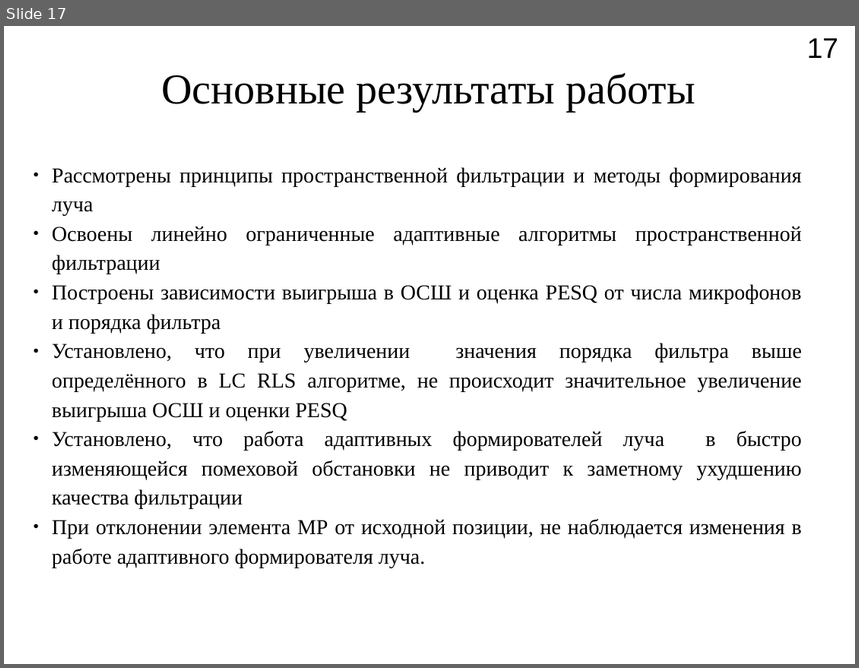
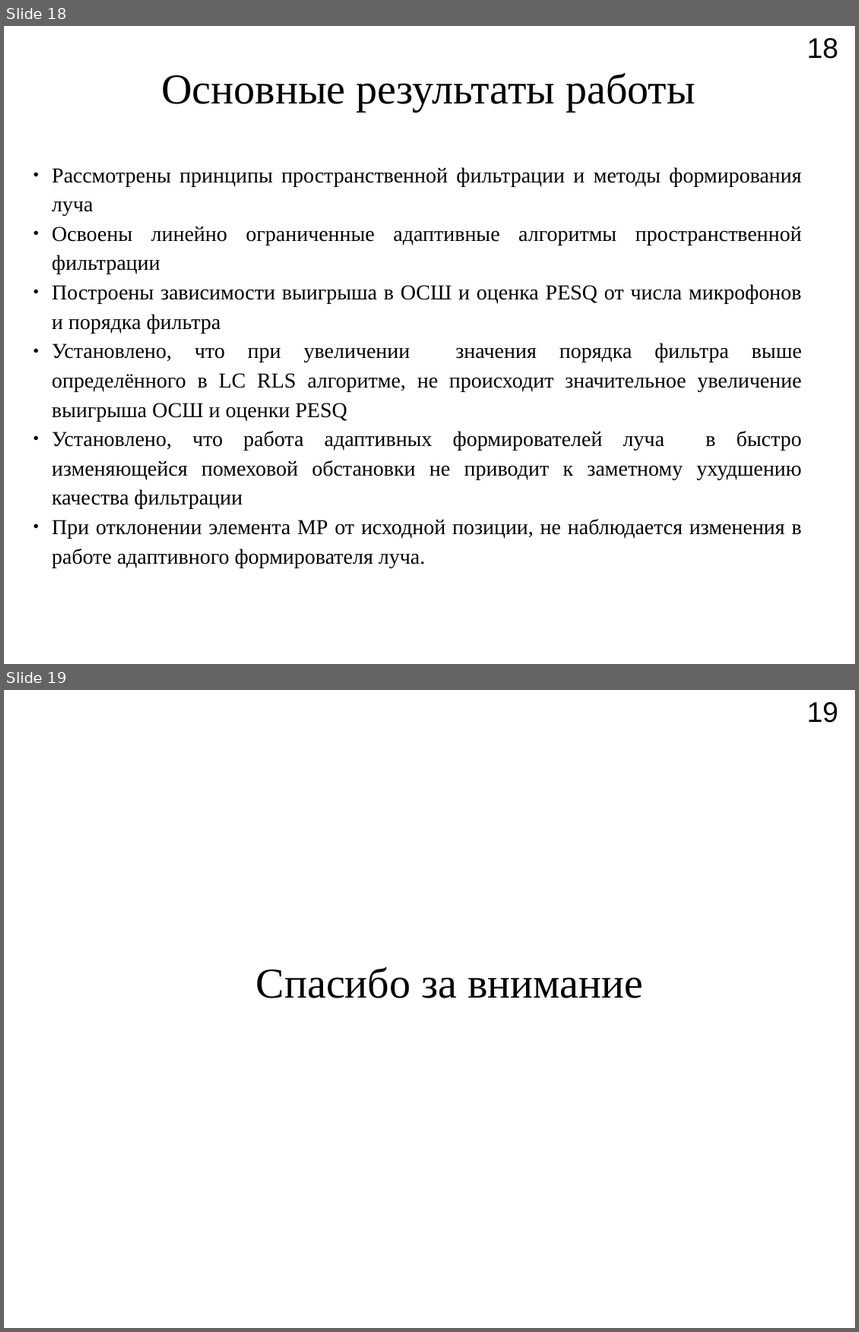
Before and after one commit to Rernamp/myDiplom, a slide deck: Презентация.ppt. Shown one above the other, each under a label of ours: slide 17 before the commit, slides 18 and 19 after it. The pictures are 859x668 and 859x1332 pixels, drawn with LibreOffice and Linux fonts; fonts in the diff are those of the drawing. Boxes give left, top, right and bottom in pixels: in the first picture for what was removed or moved away, otherwise in the second. Text is boxed around its words. In the diff, an @@ line names an element or a change of style, - is before the commit and + after.

```diff
--- a/Презентация.ppt
+++ b/Презентация.ppt
@@ slide 19 added at [4,690,855,1328], background #FFFFFF @@
@@ page number added at [807,702,838,723], 24 pt, text #000000 @@
+19
@@ text added at [256,967,643,999], 36 pt, text #000000 @@
+Спасибо за внимание
@@ what was slide 17 is now slide 18 @@
@@ page number at [807,38,838,59]: text changed @@
-17
+18
```
Also in this commit, not shown: 2 slides changed, 2 other slides added, 1 other file.
